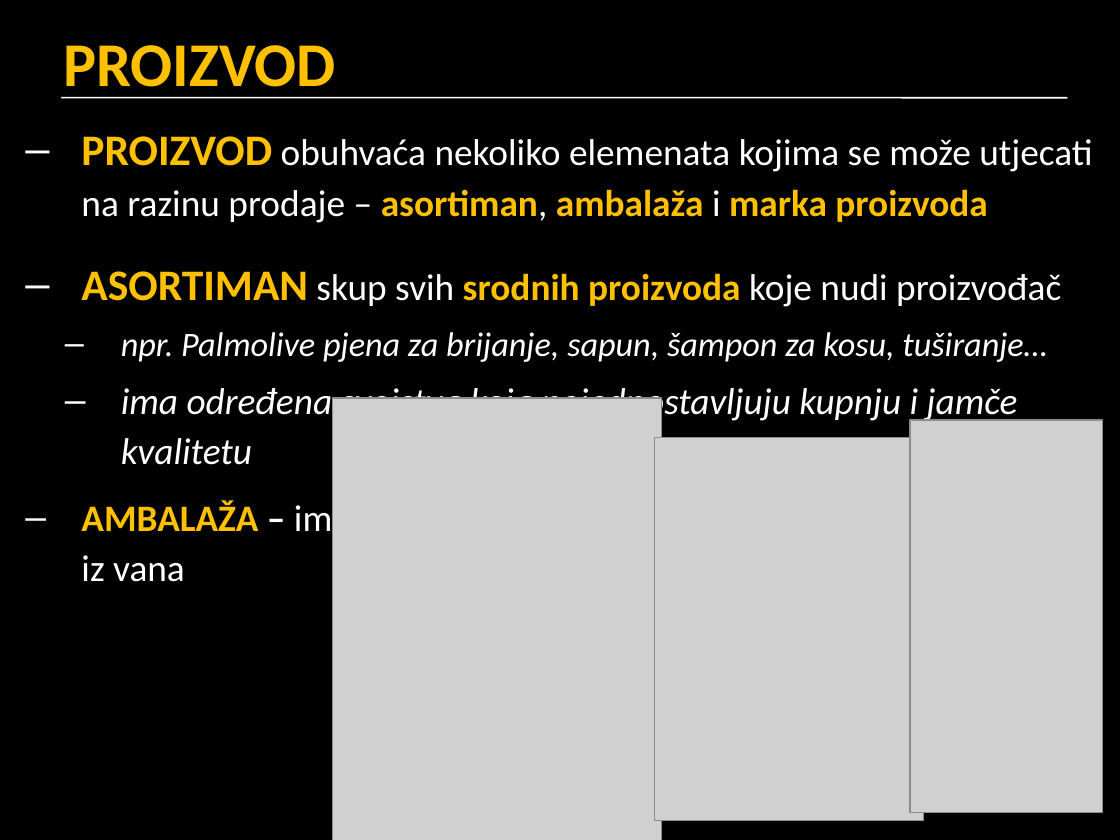
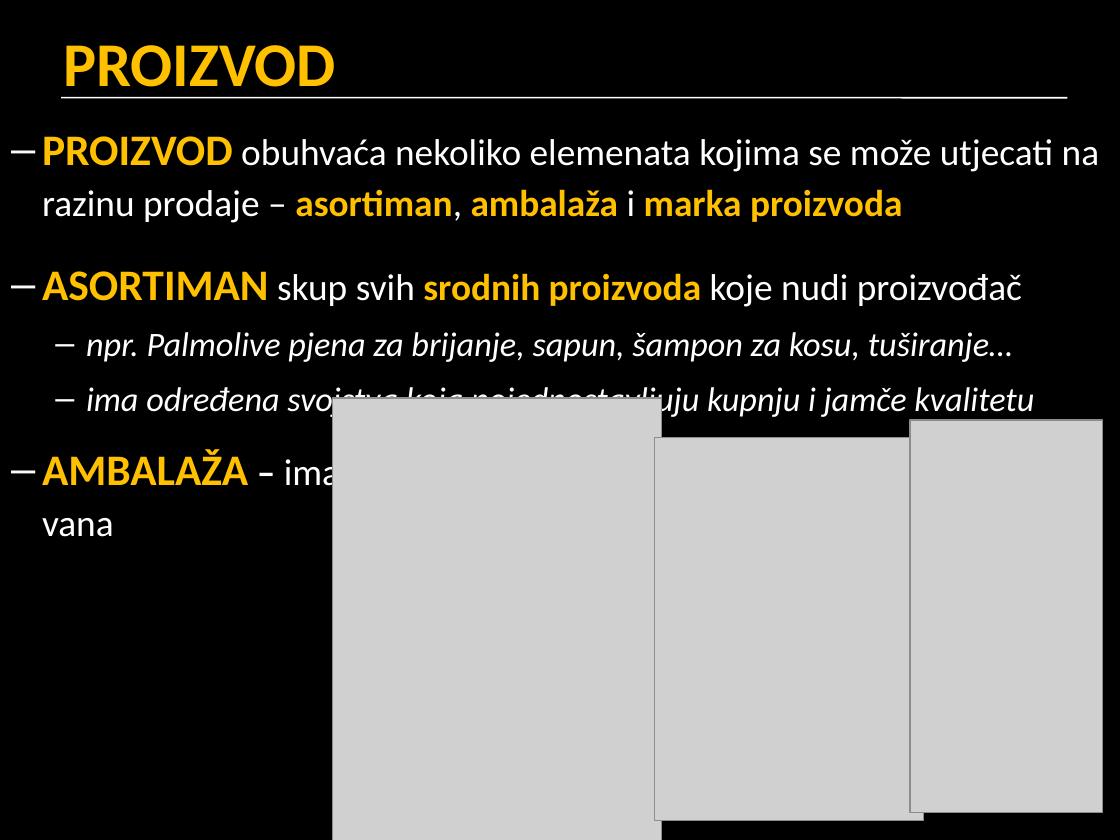
Before and after one commit to cornx/print, a slide deck: slide 14 of data/politika/prezentacije/010_poduzetnistvo.pptx. Drawn at 1120x840 pixels with LibreOffice and Linux fonts; fonts in the diff are those of the drawing; grey boxes stand for pictures. Boxes give left, top, right and bottom in pixels: in the first picture for what was removed or moved away, otherwise in the second. Text is boxed around its words. In the diff, an @@ line names an element or a change of style, - is before the commit and + after.

```diff
--- a/data/politika/prezentacije/010_poduzetnistvo.pptx
+++ b/data/politika/prezentacije/010_poduzetnistvo.pptx
@@ text "PROIZVOD obuhvaća nekoliko elemenata kojima ...": place and size @@
-text "PROIZVOD obuhvaća nekoliko elemenata kojima ..." at (81, 136, 1092, 582)
+text "PROIZVOD obuhvaća nekoliko elemenata kojima ..." at (42, 136, 1103, 537)
@@ text "PROIZVOD obuhvaća nekoliko elemenata kojima ..." at (42, 136, 1103, 537): size 24 to 22 pt in "ima određena svojstva koja pojednostavljuju kupnju i ..."; size 24 to 28 pt in "AMBALAŽA"; indent changed @@
```
Also in this commit, not shown: 13 other slides changed, 3 slides added, 2 slides removed.
